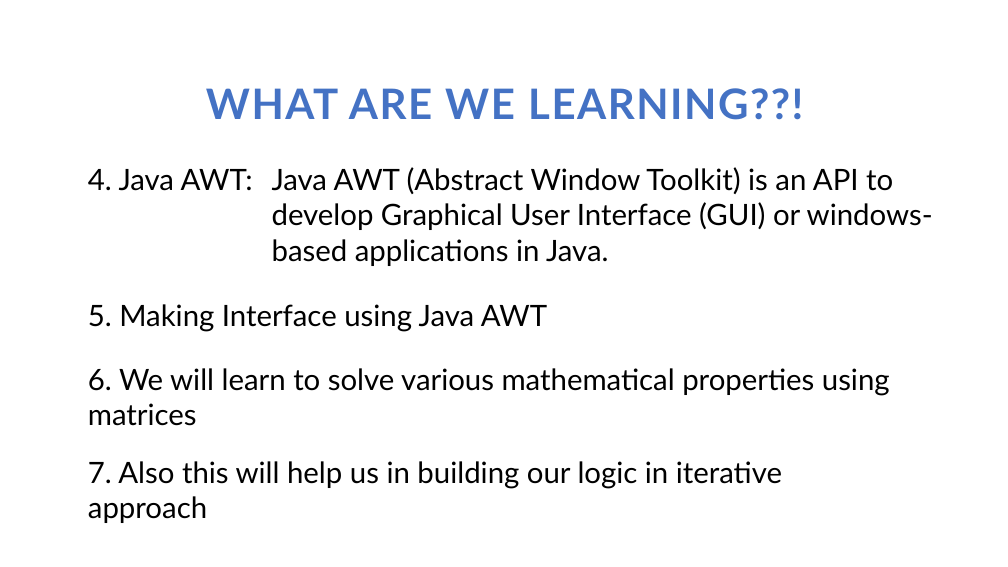
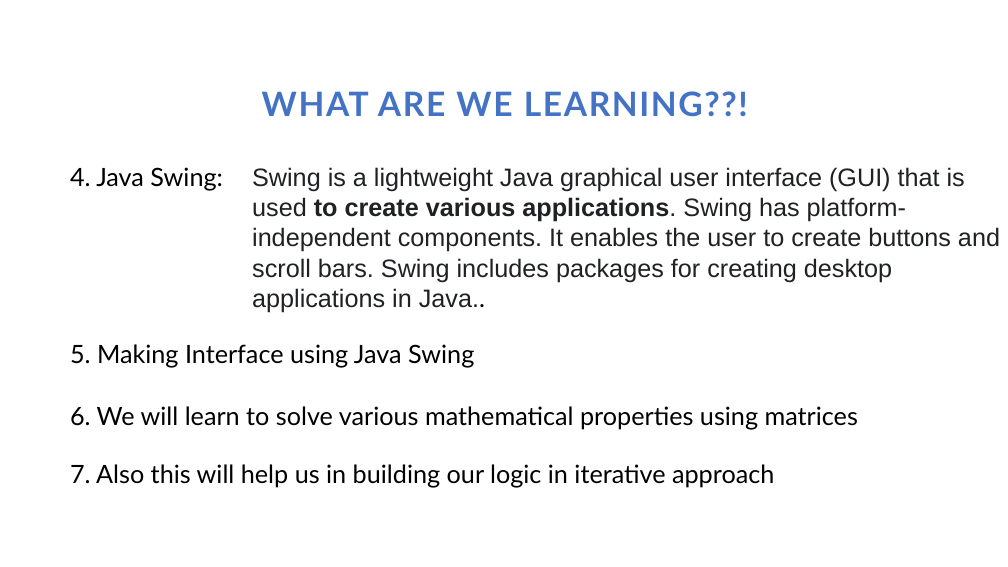
Before and after one commit to MaviyaQureshi/MPR, a slide deck: slide 8 of Presentation.pptx. Drawn at 1008x567 pixels with LibreOffice and Linux fonts; fonts in the diff are those of the drawing. Boxes give left, top, right and bottom in pixels: in the first picture for what was removed or moved away, otherwise in the second. Text is boxed around its words. In the diff, an @@ line names an element or a change of style, - is before the commit and + after.

```diff
--- a/Presentation.pptx
+++ b/Presentation.pptx
@@ text "WHAT ARE WE LEARNING??!" moved from (x1=206, y1=88, x2=803, y2=120) to (x1=262, y1=91, x2=748, y2=117) @@
@@ text "WHAT ARE WE LEARNING??!" at (x1=262, y1=91, x2=748, y2=117): size 40 to 32 pt @@
@@ text at (x1=70, y1=167, x2=223, y2=190): text changed; size 28 to 24 pt @@
-4. Java AWT:
+4. Java Swing:
@@ text at (x1=252, y1=167, x2=1000, y2=312): text changed; size 28 to 24 pt; font Lato to Arial; text colour #000000 to #202124 @@
-Java AWT (Abstract Window Toolkit) is an API to develop Graphical User Interface (GUI) or windows-based applications in Java.
+Swing is a lightweight Java graphical user interface (GUI) that is used to create various applications. Swing has platform-independent components. It enables the user to create buttons and scroll bars. Swing includes packages for creating desktop applications in Java..
@@ text at (x1=70, y1=344, x2=474, y2=367): text changed; size 28 to 24 pt @@
-5. Making Interface using Java AWT
+5. Making Interface using Java Swing
@@ text "6. We will learn to ..." at (x1=70, y1=406, x2=858, y2=430): size 28 to 24 pt @@
@@ text "6. We will learn to ..." moved from (x1=88, y1=368, x2=890, y2=426) to (x1=70, y1=406, x2=858, y2=430) @@
@@ text "7. Also this will help ..." moved from (x1=88, y1=461, x2=782, y2=523) to (x1=70, y1=464, x2=774, y2=487) @@
@@ text "7. Also this will help ..." at (x1=70, y1=464, x2=774, y2=487): size 28 to 24 pt @@
```
Also in this commit, not shown: 3 other slides changed, 4 slides added, 7 other files.
